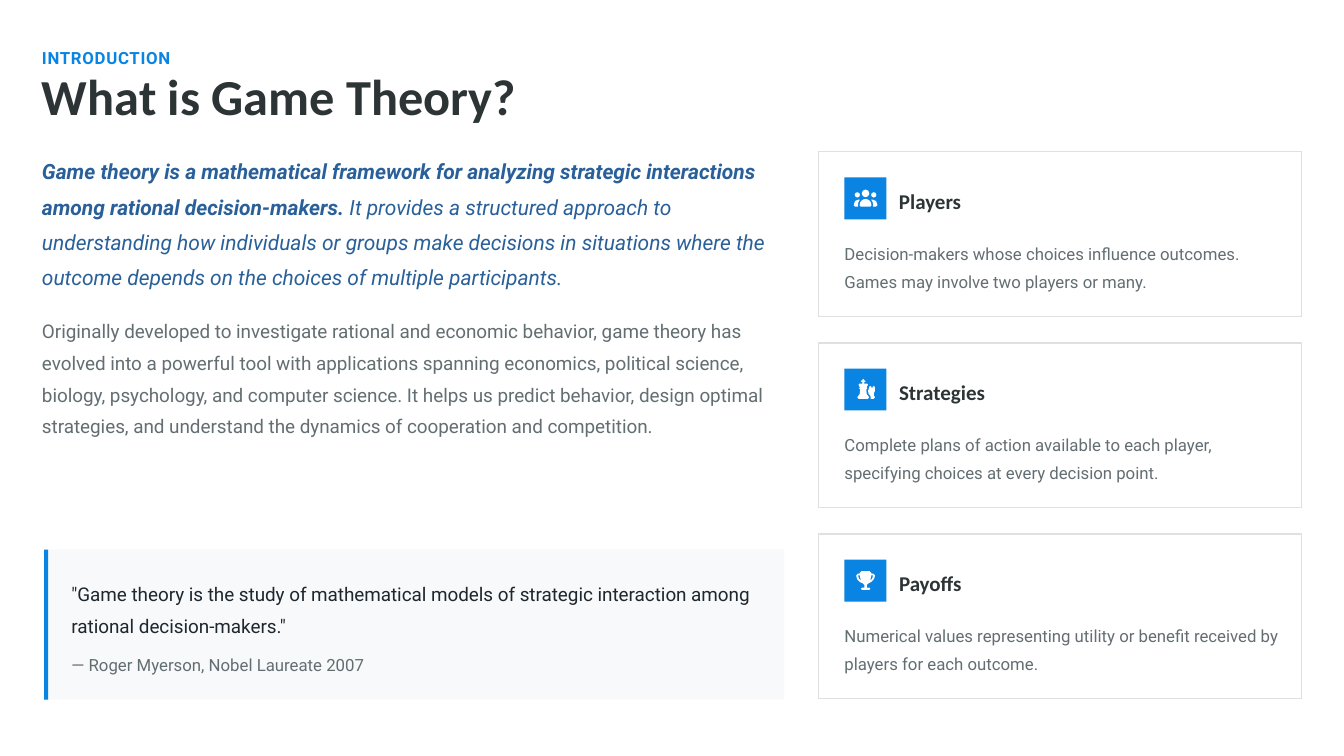
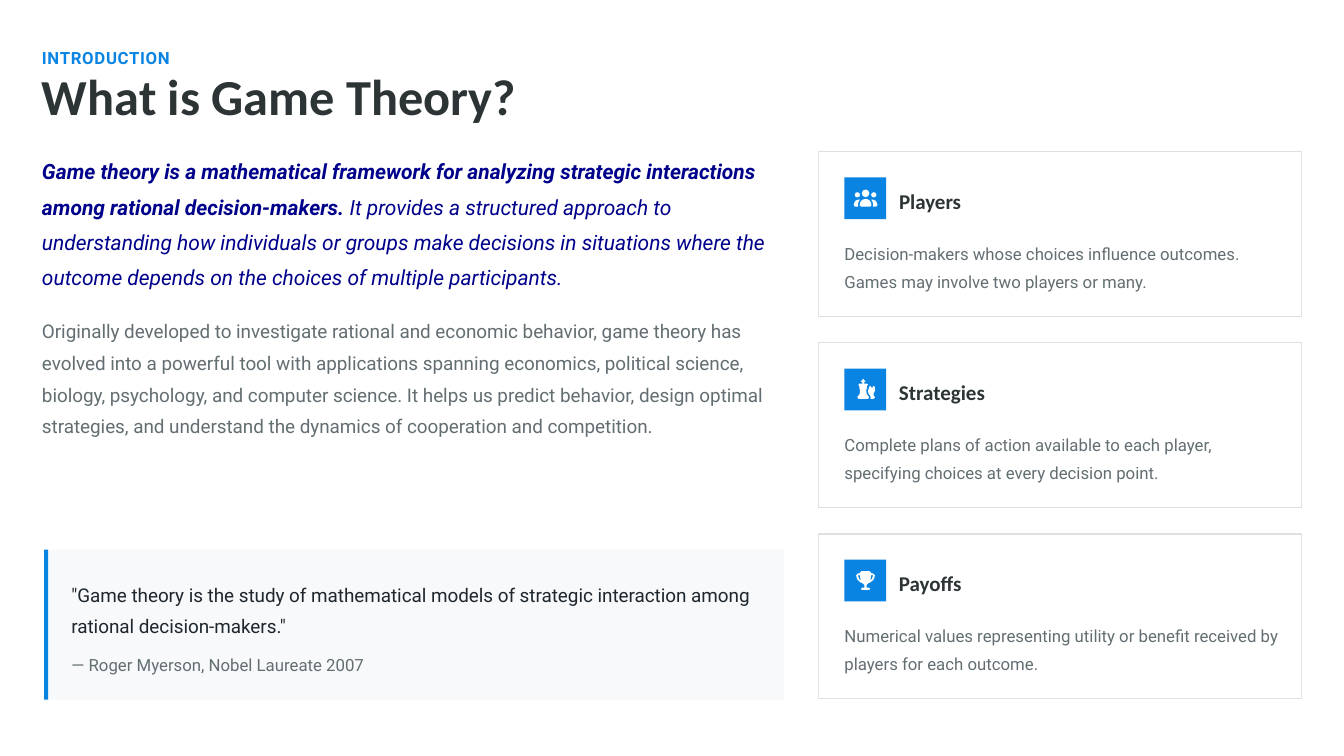
Before and after one commit to mrwwk/DeskCraft, a slide deck: slide 4 of assets/libreoffice_impr_njc/06706431-3011-417a-bd22-36869b25d1fe/Game Theory.pptx. Drawn at 1344x756 pixels with LibreOffice and Linux fonts; fonts in the diff are those of the drawing. Boxes give left, top, right and bottom in pixels: in the first picture for what was removed or moved away, otherwise in the second. Text is boxed around its words. In the diff, an @@ line names an element or a change of style, - is before the commit and + after.

```diff
--- a/assets/libreoffice_impr_njc/06706431-3011-417a-bd22-36869b25d1fe/Game Theory.pptx
+++ b/assets/libreoffice_impr_njc/06706431-3011-417a-bd22-36869b25d1fe/Game Theory.pptx
@@ text "Game theory is a mathematical ..." at (42, 163, 765, 290): text colour #2A6099 to #00008B @@
```
Also in this commit, not shown: 9 other slides changed, 2 slides removed, 58 other files.
